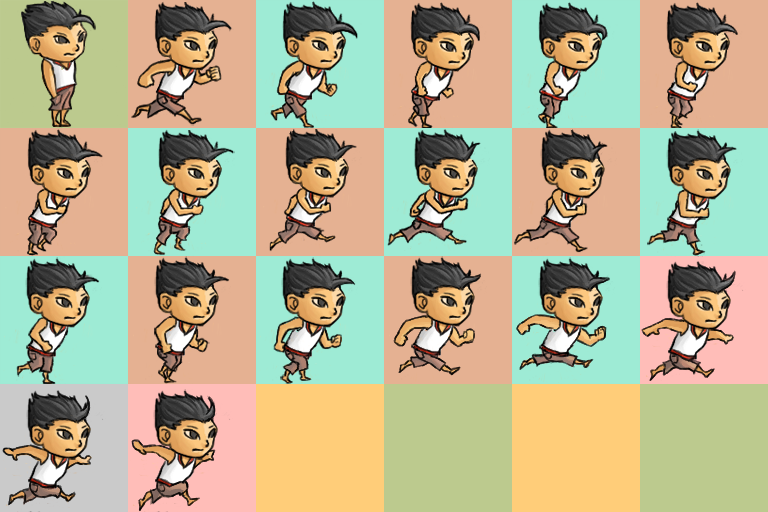
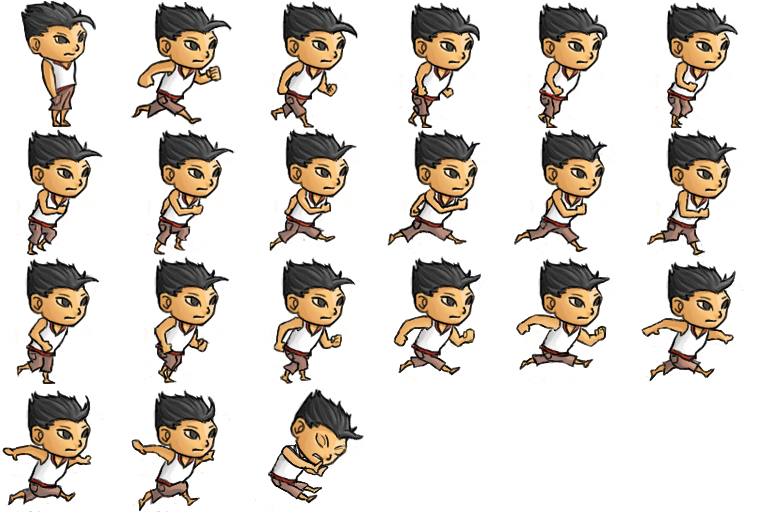
Revision of a layered (768, 512) image; what changed, layer by layer:
renamed "Calque 1 copie 3" to "all", moved it out of group "line5", painted on it over (x1=1, y1=0, x2=746, y2=512)
hid group "squares" (60 layers), moved it above "Fond" over (x1=0, y1=0, x2=768, y2=512)
removed group "line4" (6 layers) from group "squares" over (x1=0, y1=384, x2=768, y2=512)
removed group "line3" (6 layers) from group "squares" over (x1=0, y1=256, x2=768, y2=384)
removed group "line2" (6 layers) from group "squares" over (x1=0, y1=128, x2=768, y2=256)
hid "Calque 1 copie 5" (7th of 10, in "squares"), moved it into group "squares", painted on it over (x1=640, y1=128, x2=768, y2=512)
hid "Calque 1 copie 4" (7th of 10, in "squares"), moved it into group "squares", painted on it over (x1=512, y1=128, x2=640, y2=512)
hid "Calque 1 copie 3" (7th of 10, in "squares"), moved it into group "squares", painted on it over (x1=384, y1=128, x2=512, y2=512)
removed group "line1" (6 layers) from group "squares" over (x1=0, y1=0, x2=768, y2=128)
renamed "Calque 1 copie 5" to "Calque 1 copie 2", hid it, moved it into group "squares", painted on it over (x1=256, y1=0, x2=768, y2=384)
renamed "Calque 1 copie 4" to "Calque 1 copie", hid it, moved it into group "squares", painted on it over (x1=128, y1=0, x2=640, y2=384)
renamed "Calque 1 copie 3" to "Calque 1", hid it, moved it into group "squares", painted on it over (x1=0, y1=0, x2=512, y2=384)
renamed "Calque 1 copie 2" to "Calque 1 copie 5", hid it, moved it into group "squares", painted on it over (x1=256, y1=0, x2=768, y2=256)
renamed "Calque 1 copie" to "Calque 1 copie 4", hid it, moved it into group "squares", painted on it over (x1=128, y1=0, x2=640, y2=256)
renamed "all" to "Fond", painted on it over (x1=0, y1=0, x2=768, y2=512)
…and 27 more changes (2 added, 2 moved_by, 22 painted, 14 renamed, 25 stack, 23 visibility)
